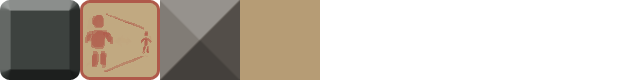
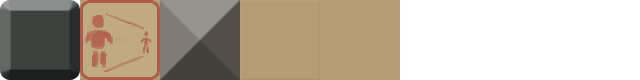
Comparing the layer stacks of the two 640 x 80 images. Changes:
added layer "Shape 4 copy" above "Shape 4" over [320, 0, 400, 80]
added layer "Shape 4 copy 2" above "Shape 3" over [80, 0, 160, 80]
hid "Background" over [80, 0, 400, 80]
